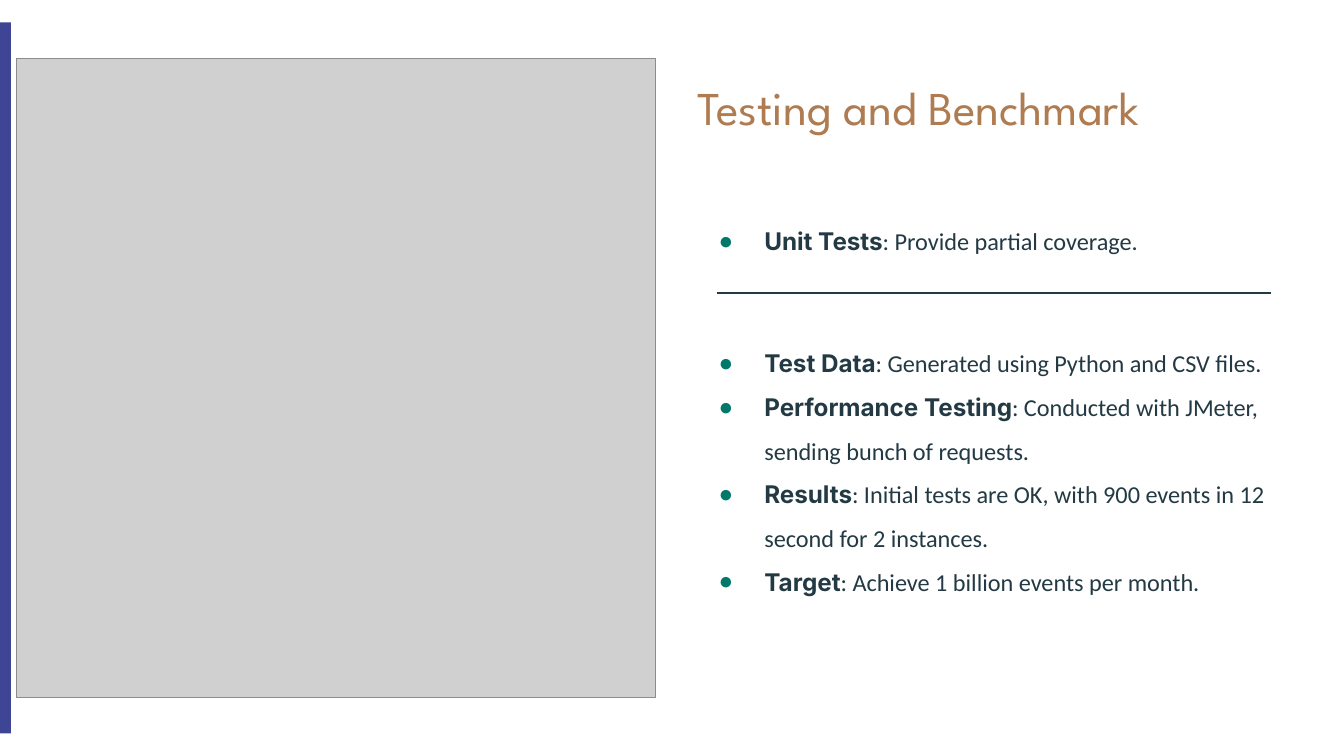
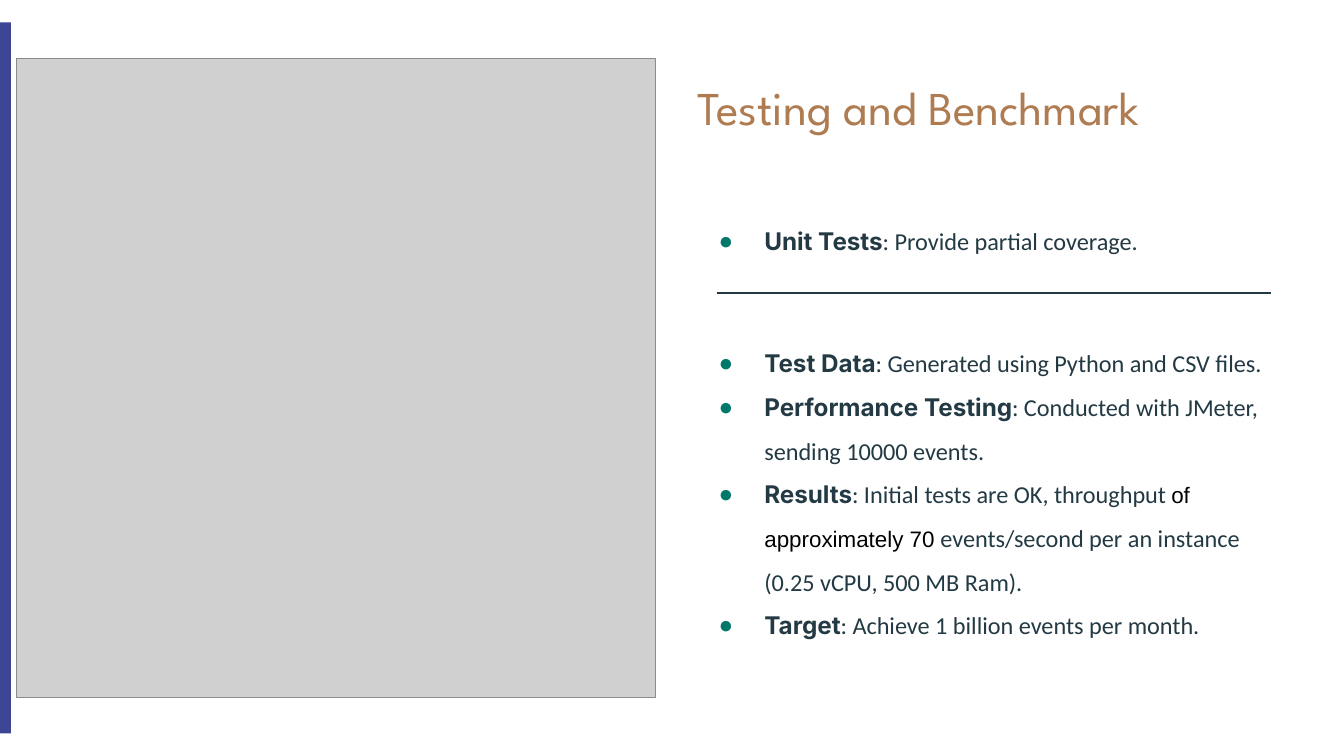
Before and after one commit to long-lehoang/event-processing-fairness, a slide deck: slide 7 of docs/Webhook Notifier Event Processing Solution.pptx. Drawn at 1344x756 pixels with LibreOffice and Linux fonts; fonts in the diff are those of the drawing; grey boxes stand for pictures. Boxes give left, top, right and bottom in pixels: in the first picture for what was removed or moved away, otherwise in the second. Text is boxed around its words. In the diff, an @@ line names an element or a change of style, - is before the commit and + after.

Commit message:
tuning performance, fix race condition for redis

```diff
--- a/docs/Webhook Notifier Event Processing Solution.pptx
+++ b/docs/Webhook Notifier Event Processing Solution.pptx
@@ text at (x1=764, y1=397, x2=1258, y2=594): text changed @@
-● Performance Testing: Conducted with JMeter, sending bunch of requests.
-● Results: Initial tests are OK, with 900 events in 12 second for 2 instances.
+● Performance Testing: Conducted with JMeter, sending 10000 events.
+● Results: Initial tests are OK, throughput of approximately 70 events/second per an instance (0.25 vCPU, 500 MB Ram).
```
Also in this commit, not shown: 1 other slide changed, 17 other files.
